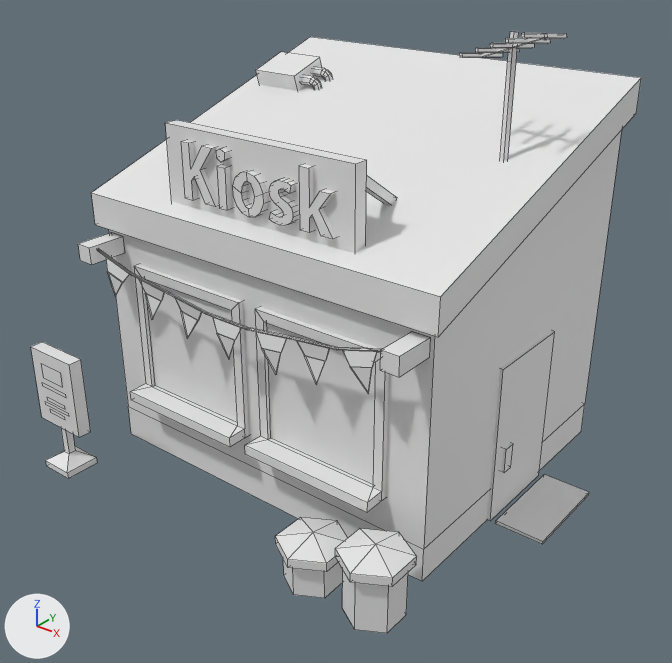
One commit to the FBX model Assets/Plugins/CartoonTown-LowPolyAssets/Models/Buildings/Shops/Kiosk_Shop.fbx: the scene before it, then after it.
Both versions are drawn from a 50 mm lens placed at (6.5, -8.33, 6.72), pointed at (0.29, -0.58, 1.91). Lighting does not change. The marker at lower left points along +X, +Y and +Z. The first picture is the older version. Mesh edges are drawn as thin lines. Where no turn or scale is listed for an object, it has been applied to the vertices.

Objects in the first picture: 'Kiosk_Shop'.
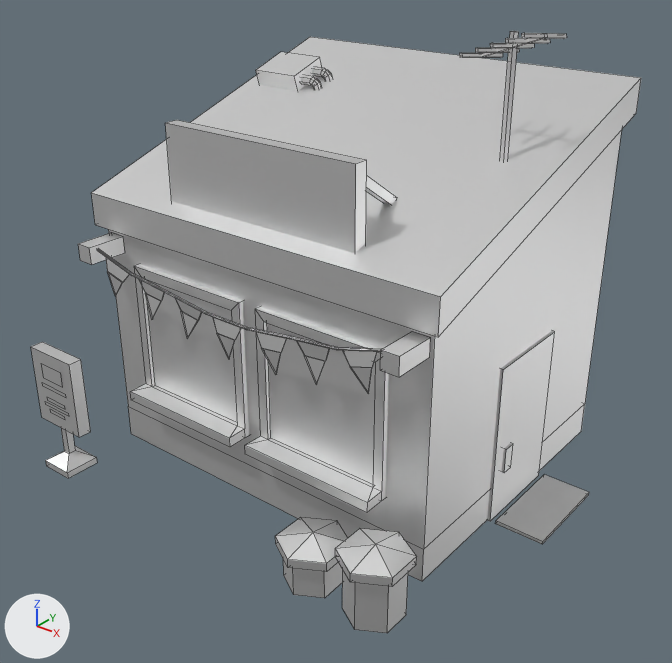
Where the change shows, as pixel boxes (x1, y1, x2, y2) in the pictures (672 x 663 px):
'Kiosk_Shop', surface changed, reshaped: (31, 31, 641, 633) in both
part 1 of me_cube_016, deleted: before (181, 140, 337, 239)

What the commit changed:
In material 'Colors' (mat_colors), metallic goes from 0.0 to 1.0.
me_cube_016 is used by ob_kiosk_shop; location (0.0, 1.26, 0.0).
me_cube_016 had 700 vertices, 512 faces and spanned x -2.99..3.06, y -4.11..1.01, z -0.01..5.42.
me_cube_016 now has 512 vertices, 400 faces and spans x -2.99..3.06, y -4.11..1.01, z -0.01..5.42.
me_cube_016 part 1: 6 loose pieces with 188 vertices, spanning x -1.0..1.1, y -2.9..-2.74, z 3.55..4.22, are deleted.
